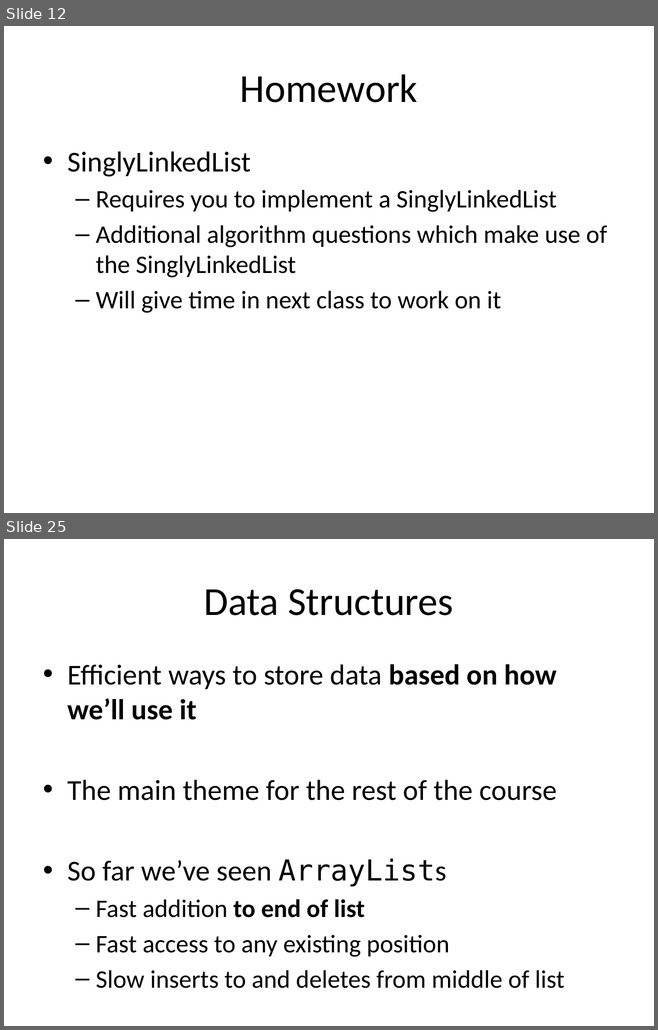
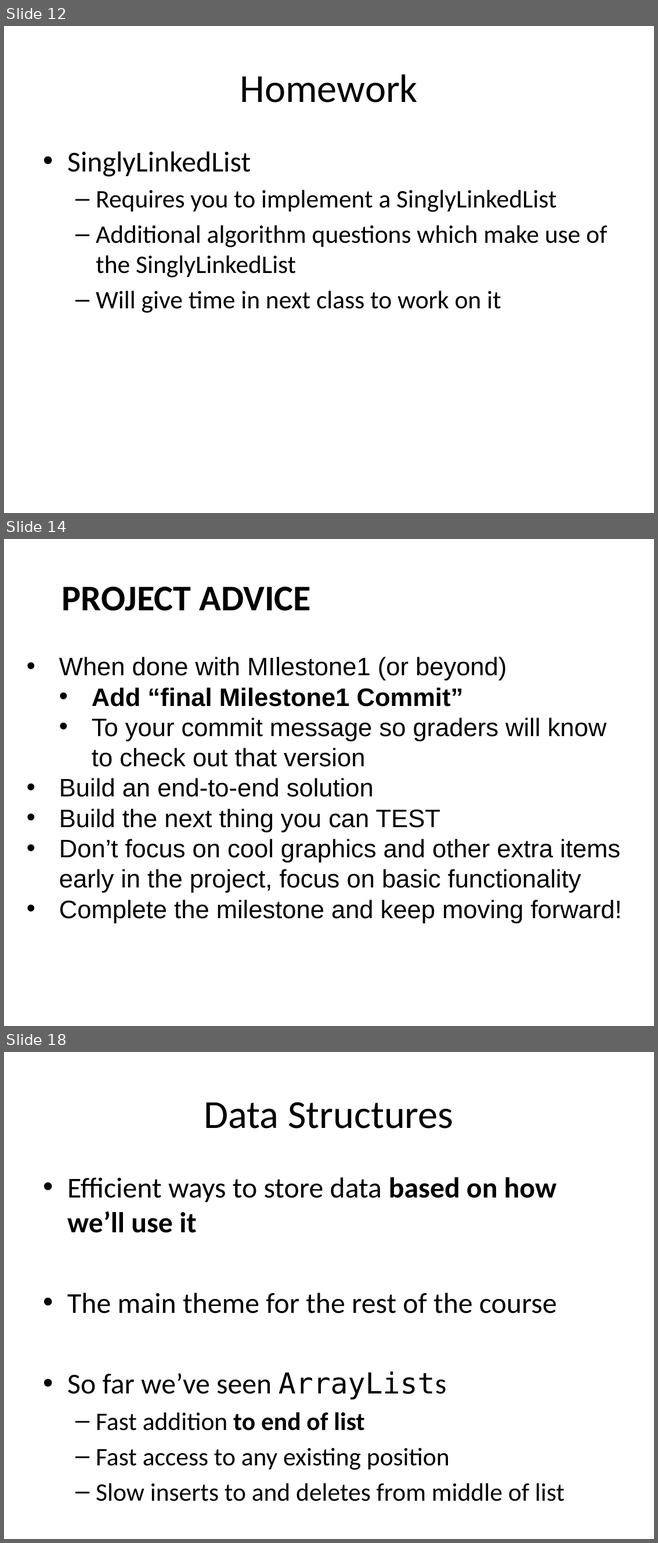
Before and after one commit to RHIT-CSSE/csse220, a slide deck: ClassMaterials/LinkedLists/Slides/LinkedLists.pptx. Shown one above the other, each under a label of ours: slides 12 and 25 before the commit, slides 12, 14 and 18 after it; the slides between them are not shown. The pictures are 658x1030 and 658x1543 pixels, drawn with LibreOffice and Linux fonts; fonts in the diff are those of the drawing. Boxes give left, top, right and bottom in pixels: in the first picture for what was removed or moved away, otherwise in the second. Text is boxed around its words. In the diff, an @@ line names an element or a change of style, - is before the commit and + after.

```diff
--- a/ClassMaterials/LinkedLists/Slides/LinkedLists.pptx
+++ b/ClassMaterials/LinkedLists/Slides/LinkedLists.pptx
@@ slide 14 added at box(4, 539, 654, 1026), background #FFFFFF @@
@@ title added at box(62, 587, 311, 611), 40 pt, text #000000, bold @@
+PROJECT ADVICE
@@ text added at box(59, 657, 622, 924), 28 pt, text #000000 @@
+• When done with MIlestone1 (or beyond)
+  • Add “final Milestone1 Commit”
+  • To your commit message so graders will know to check out that version
+• Build an end-to-end solution
+• Build the next thing you can TEST
+• Don’t focus on cool graphics and other extra items early in the project, focus on basic functionality
+• Complete the milestone and keep moving forward!
@@ what was slide 25 is now slide 18 @@
```
Also in this commit, not shown: 4 slides changed, 2 other slides added, 9 slides removed, 1 other file.
